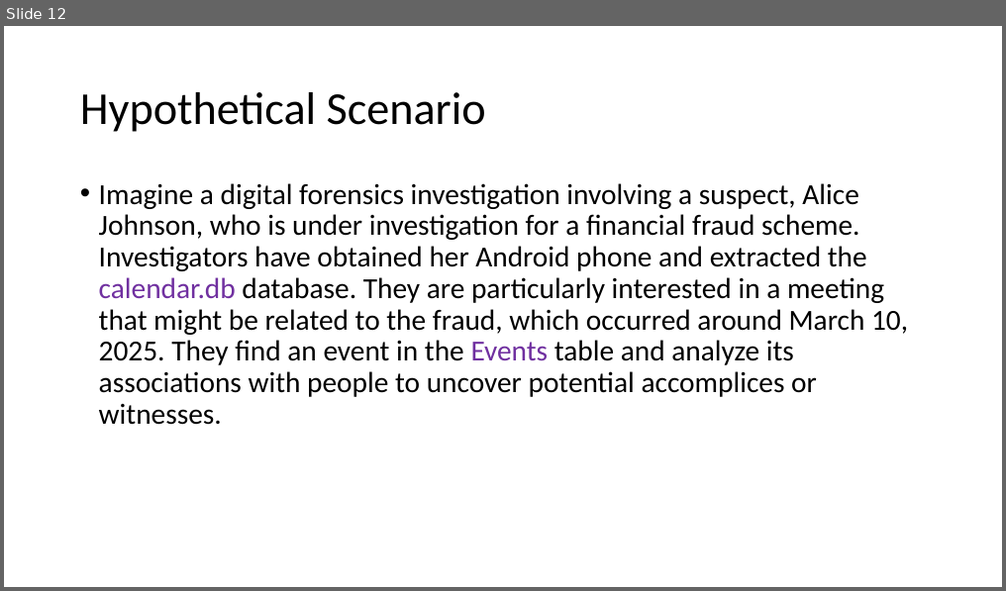
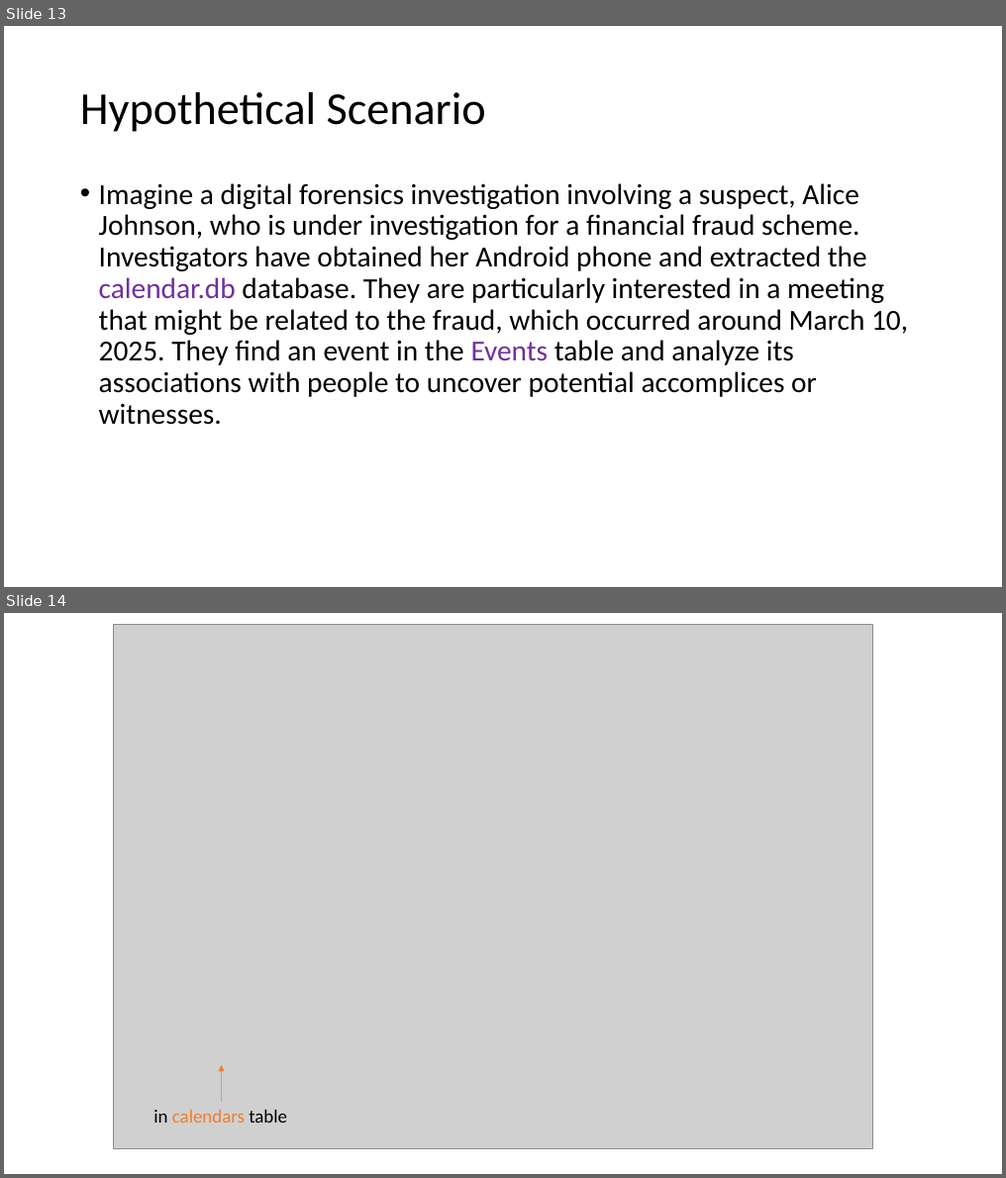
Before and after one commit to frankwxu/digital-forensics-lab, a slide deck: Android10/5_1_3_AOSP_App_Investigations_Calendar.pptx. Shown one above the other, each under a label of ours: slide 12 before the commit, slides 13 and 14 after it. The pictures are 1006x591 and 1006x1178 pixels, drawn with LibreOffice and Linux fonts; fonts in the diff are those of the drawing; grey boxes stand for pictures; background and template pictures are left out. Boxes give left, top, right and bottom in pixels: in the first picture for what was removed or moved away, otherwise in the second. Text is boxed around its words. In the diff, an @@ line names an element or a change of style, - is before the commit and + after.

Commit message:
update Android 10 Calendar investigation

```diff
--- a/Android10/5_1_3_AOSP_App_Investigations_Calendar.pptx
+++ b/Android10/5_1_3_AOSP_App_Investigations_Calendar.pptx
@@ slide 14 added at (x1=4, y1=613, x2=1002, y2=1174), background #FFFFFF @@
@@ picture added at (x1=114, y1=624, x2=872, y2=1149) @@
@@ arrow added from (222, 1102) to (221, 1065), #ED7D31 0.5 pt @@
@@ text added at (x1=153, y1=1110, x2=287, y2=1123), 18 pt, text #ED7D31 @@
+in calendars table
@@ what was slide 12 is now slide 13 @@
```
Also in this commit, not shown: 1 slide changed, 2 other slides added, 2 slides removed.
